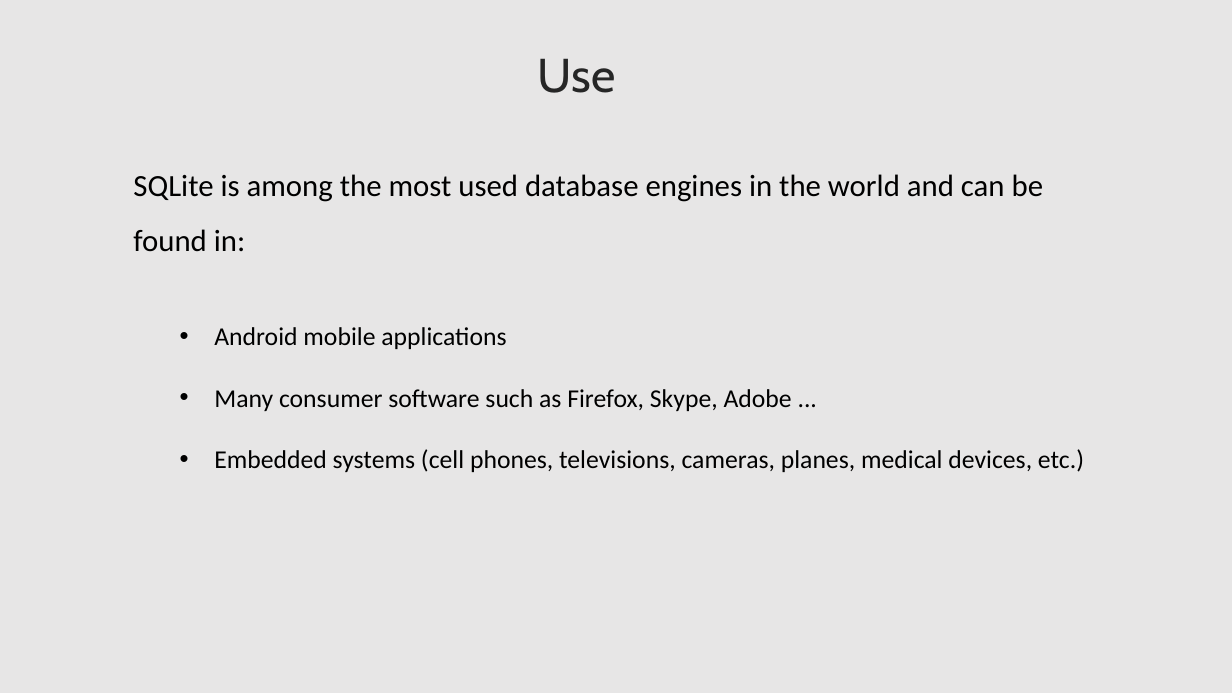
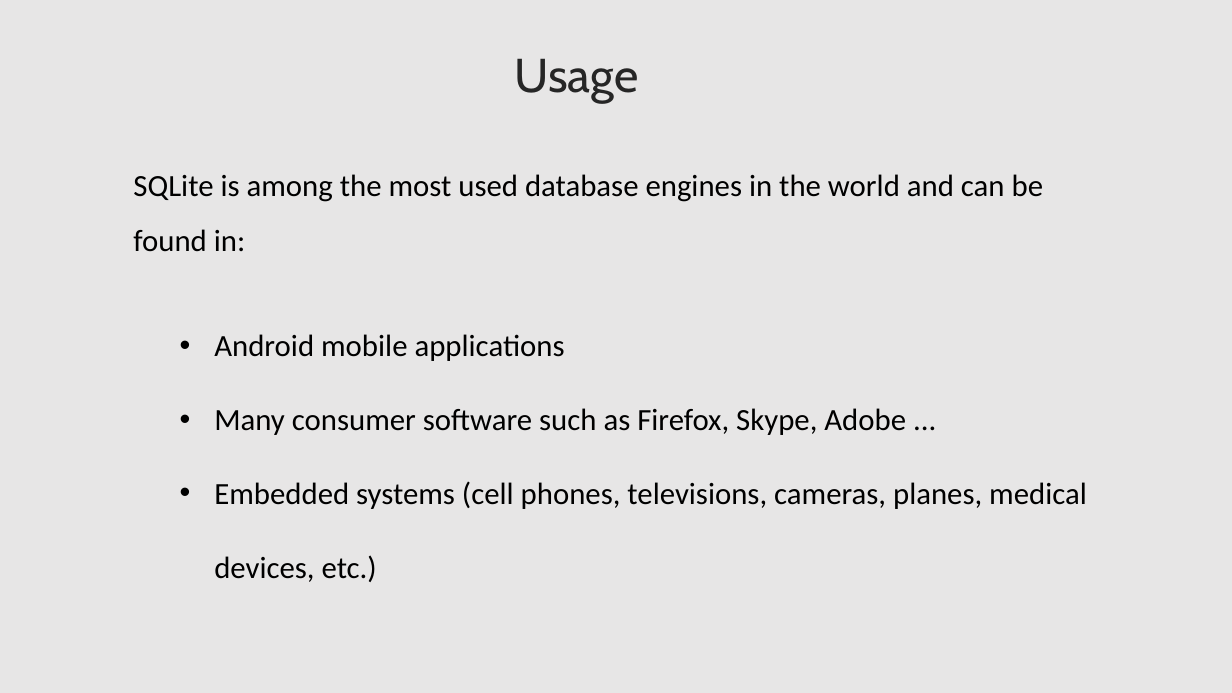
Before and after one commit to lahcenrahlaoui/Wingardium_Leviosaaaa, a slide deck: slide 9 of Presentation-projet-SQLite.pptx (slide 6 before the commit). Drawn at 1232x693 pixels with LibreOffice and Linux fonts; fonts in the diff are those of the drawing. Boxes give left, top, right and bottom in pixels: in the first picture for what was removed or moved away, otherwise in the second. Text is boxed around its words. In the diff, an @@ line names an element or a change of style, - is before the commit and + after.

```diff
--- a/Presentation-projet-SQLite.pptx
+++ b/Presentation-projet-SQLite.pptx
@@ text at [514,58,638,104]: text changed @@
-Use
+Usage
@@ text "Android mobile applications" at [214,334,1087,582]: size 20 to 24 pt @@
```
Also in this commit, not shown: 3 other slides changed, 10 slides added, 1 slide removed, 7 other files.
